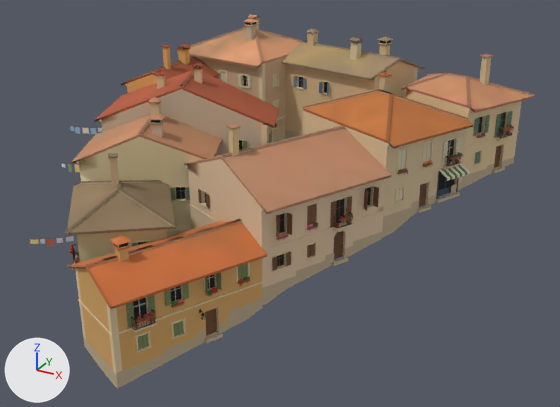
Two versions of the glTF model games/yorimichi/assets/belmonte/meshes/SM_BM_BT_blk_28.glb, one commit apart.
Before and after are seen from a 50 mm camera at (34.0, -58.5, 33.9) aimed at (1.5, 0.5, 4.4). Every picture has the same lights, and +X, +Y and +Z are marked at lower left. The older version comes first. Vertices at exactly the same position are counted once.

The first picture shows 'SM_BM_BT_blk_28'.
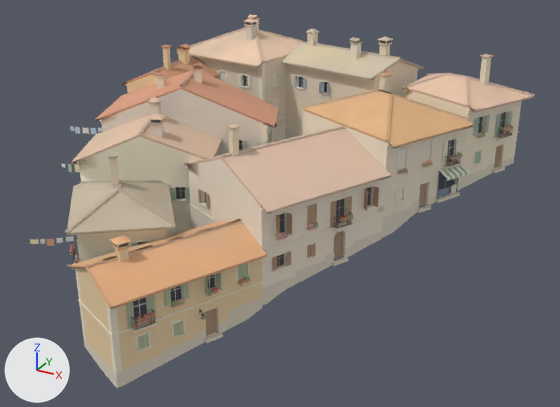
What differs and where, as boxes [x1, y1, x2, y2] in the pictures (560 x 407 px):
```json
{"part": 1, "of": "me_sm_bt_blk_28", "change": "recoloured", "before": [40, 17, 522, 374], "after": [40, 17, 522, 374]}
{"part": 2, "of": "me_sm_bt_blk_28", "change": "recoloured", "before": [30, 15, 534, 389], "after": [30, 15, 534, 389], "on screen": "brown to beige"}
```

Edits to the scene script, one JSON object a line:
```json
{"block": "me_sm_bt_blk_28", "where": "me_sm_bt_blk_28.from_pydata(...)  # 19965 vertices, 23198 faces; spans x -20.2..20.4, y -23.8..27.1, z -1.5..18.2"}
{"block": "me_sm_bt_blk_28", "where": "# used by ob_sm_bm_bt_blk_28; location = (0.0, 0.0, 0.0)"}
{"block": "me_sm_bt_blk_28", "change": "me_sm_bt_blk_28 part 1: 9621 faces centred in x -19.7..19.6, y -23.4..25.7, z -0.1..17.8 are repainted in the vertex colours; the middle colour goes from beige #dec9a3 to pale yellow #f0e6d1"}
{"block": "me_sm_bt_blk_28", "change": "me_sm_bt_blk_28 part 2: 13577 faces centred in x -20.2..20.4, y -23.7..27.1, z -1.4..18.0 are repainted in the vertex colours; the middle colour goes from brown #a87059 to beige #d4b1a0"}
```
